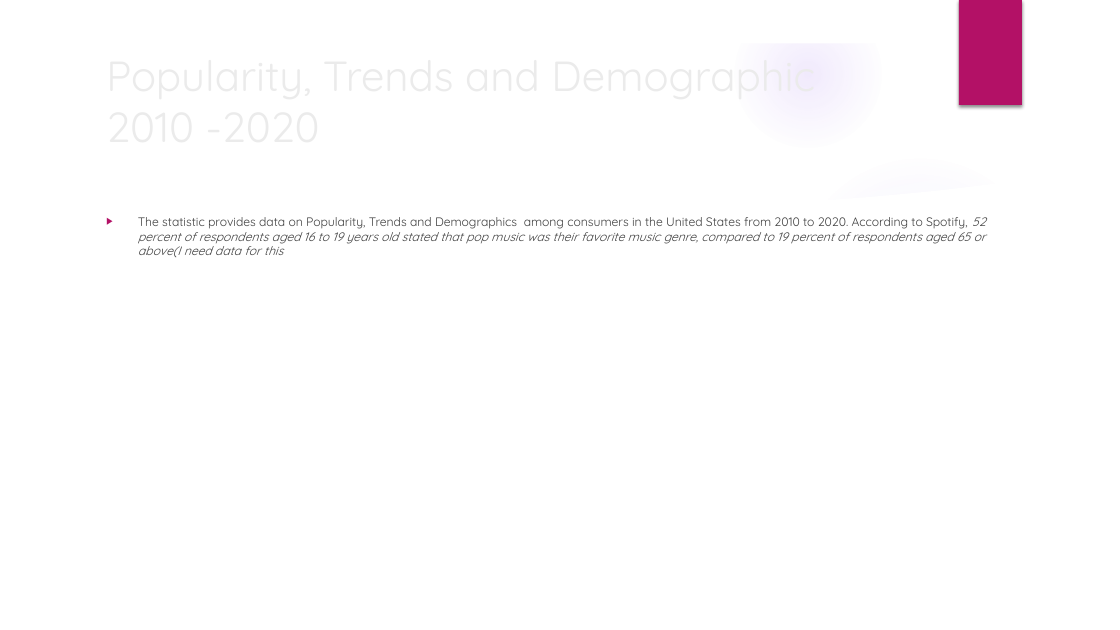
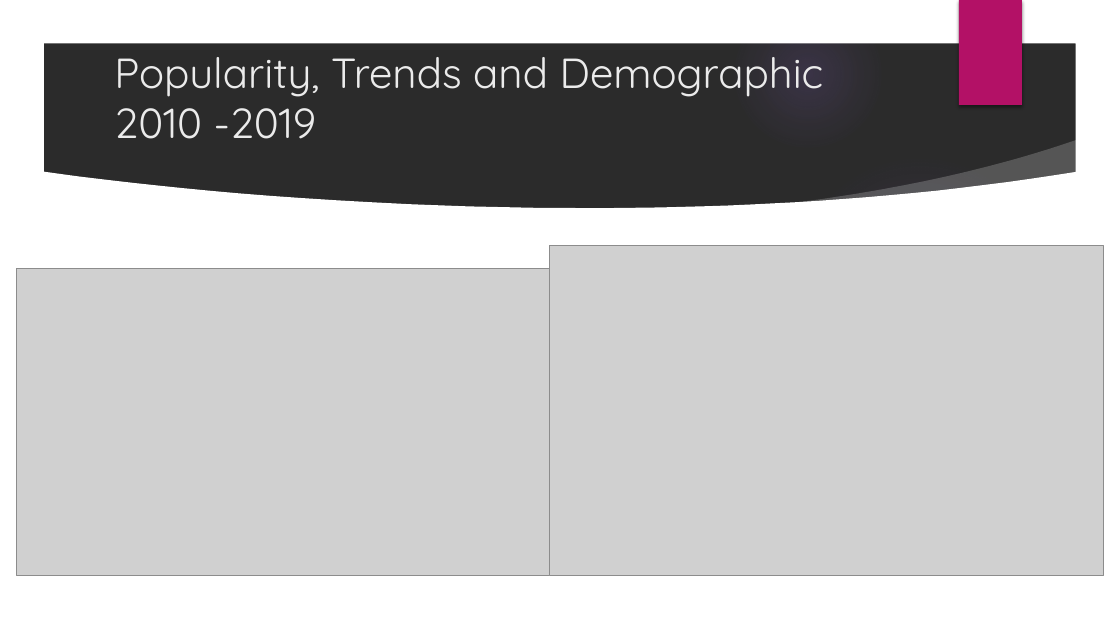
Before and after one commit to thomasbjohnson/Group-Project-1, a slide deck: slide 7 of What Did We Listen To 2010-2020.pptx (slide 5 before the commit). Drawn at 1120x630 pixels with LibreOffice and Linux fonts; fonts in the diff are those of the drawing; grey boxes stand for pictures; background and template pictures are left out; a plain dark background stands for a picture behind light text. Boxes give left, top, right and bottom in pixels: in the first picture for what was removed or moved away, otherwise in the second. Text is boxed around its words. In the diff, an @@ line names an element or a change of style, - is before the commit and + after.

```diff
--- a/What Did We Listen To 2010-2020.pptx
+++ b/What Did We Listen To 2010-2020.pptx
@@ title at <box>114,57,824,139</box>: text changed @@
-Popularity, Trends and Demographic
-2010 -2020
+Popularity, Trends and Demographic
+2010 -2019
@@ text removed at <box>138,217,986,257</box> @@
-▶ The statistic provides data on Popularity, Trends and Demographics among consumers in the United States from 2010 to 2020. According to Spotify, 52 percent of respondents aged 16 to 19 years old stated that pop music was their favorite music genre, compared to 19 percent of respondents aged 65 or above(I need data for this
@@ picture added at <box>17,268,550,576</box> @@
@@ picture added at <box>549,246,1104,576</box> @@
```
Also in this commit, not shown: 5 other slides changed, 2 slides added.
